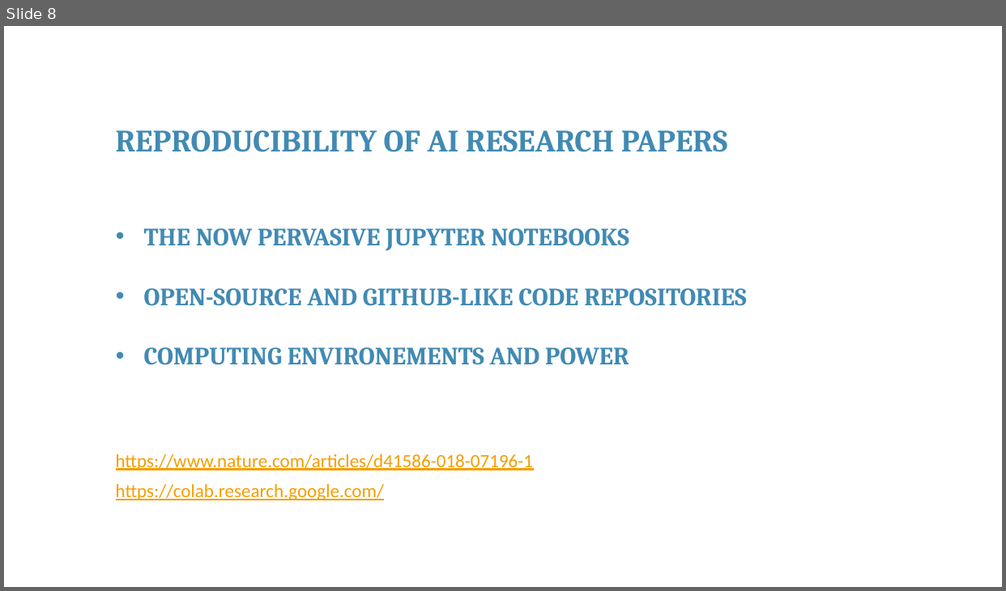
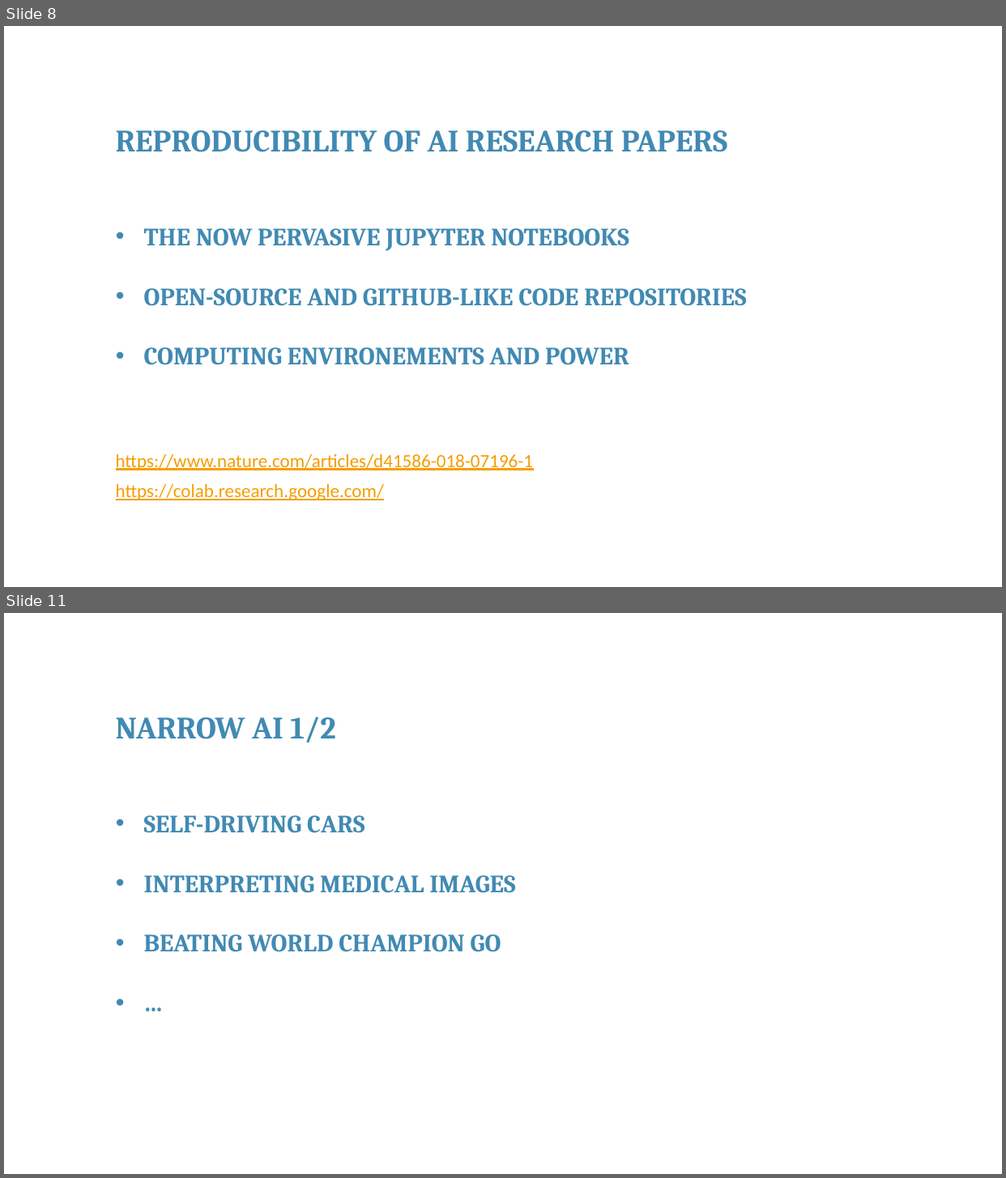
Before and after one commit to franckalbinet/itu-eaco-zanzibar-12-2018, a slide deck: presentations/session-9-open-issues-in-ai.pptx. Shown one above the other, each under a label of ours: slide 8 before the commit, slides 8 and 11 after it; the slides between them are not shown. The pictures are 1006x591 and 1006x1178 pixels, drawn with LibreOffice and Linux fonts; fonts in the diff are those of the drawing; background and template pictures are left out. Boxes give left, top, right and bottom in pixels: in the first picture for what was removed or moved away, otherwise in the second. Text is boxed around its words. In the diff, an @@ line names an element or a change of style, - is before the commit and + after.

```diff
--- a/presentations/session-9-open-issues-in-ai.pptx
+++ b/presentations/session-9-open-issues-in-ai.pptx
@@ slide 11 added at box(4, 613, 1002, 1174), background #FFFFFF @@
@@ text added at box(116, 717, 336, 743), 30 pt, text #418AB3, bold @@
+NARROW AI 1/2
@@ text added at box(144, 815, 515, 952), 24 pt, text #418AB3, bold @@
+• SELF-DRIVING CARS
+• INTERPRETING MEDICAL IMAGES
+• BEATING WORLD CHAMPION GO
+• …
```
Also in this commit, not shown: 4 slides changed, 13 other slides added, 6 slides removed, 1 other file.
